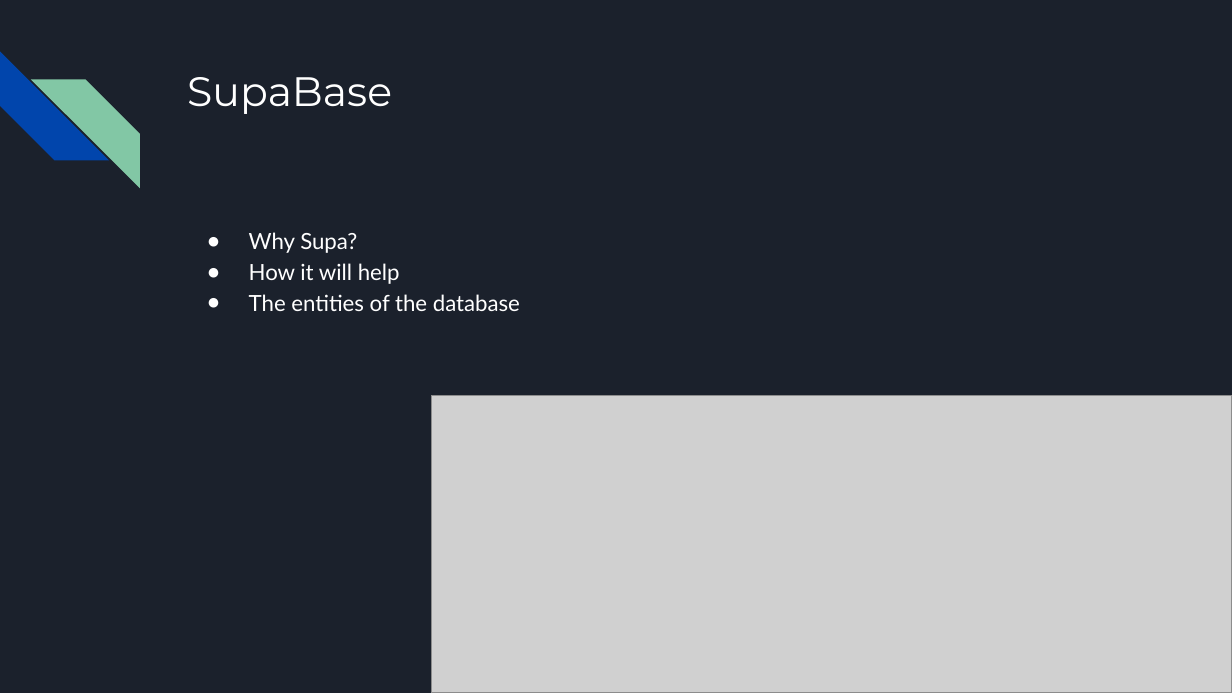
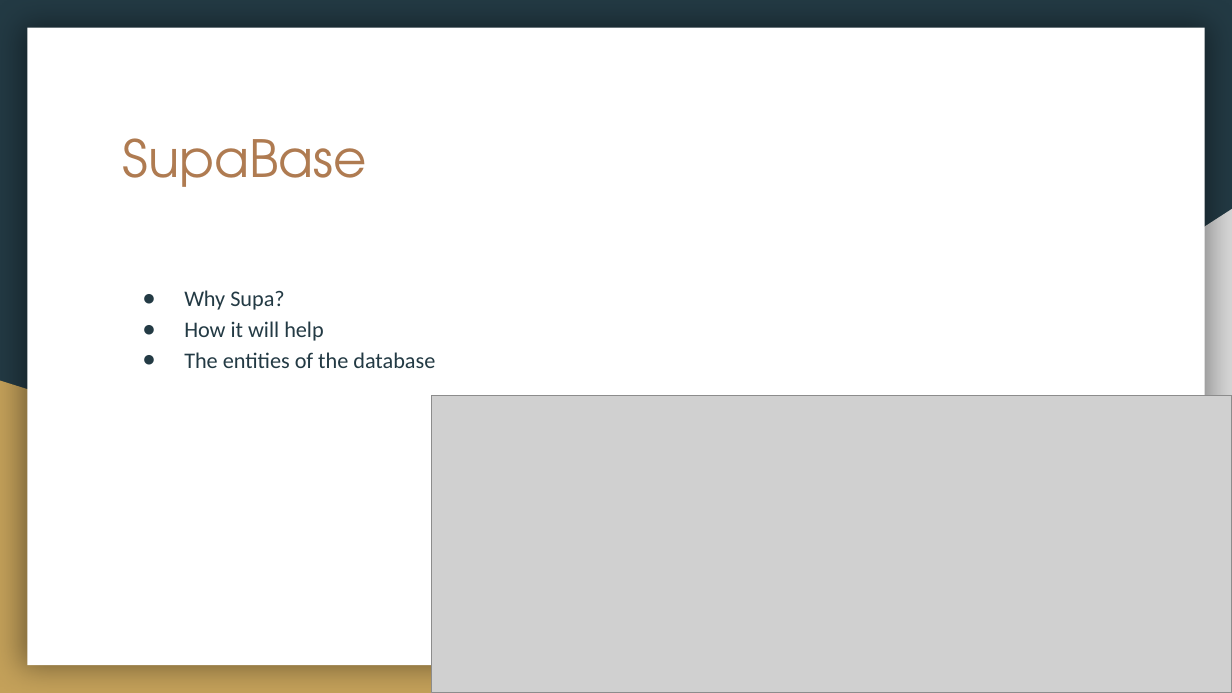
Before and after one commit to DustinWZook/Atlas-Itinerary, a slide deck: slide 10 of Documents/Project Design/Project Design.pptx. Drawn at 1232x693 pixels with LibreOffice and Linux fonts; fonts in the diff are those of the drawing; grey boxes stand for pictures. Boxes give left, top, right and bottom in pixels: in the first picture for what was removed or moved away, otherwise in the second. Text is boxed around its words. In the diff, an @@ line names an element or a change of style, - is before the commit and + after.

```diff
--- a/Documents/Project Design/Project Design.pptx
+++ b/Documents/Project Design/Project Design.pptx
@@ background #1B212C to #233A44 @@
@@ rectangle added at (27, 28, 1205, 665), fill #FFFFFF @@
@@ diag stripe removed at (0, 52, 108, 160) @@
@@ diag stripe removed at (31, 79, 139, 187) @@
@@ title "SupaBase": place and size @@
-title "SupaBase" at (187, 77, 392, 114)
+title "SupaBase" at (123, 138, 368, 187)
@@ title "SupaBase" at (123, 138, 368, 187): size 24 to 30 pt, font Montserrat to TeX Gyre Adventor, text colour #FFFFFF to #AF7B51 @@
@@ right triangle added at (483, 209, 1232, 693), fill #D9D9D9 @@
@@ text "Why Supa?": place and size @@
-text "Why Supa?" at (249, 232, 520, 311)
+text "Why Supa?" at (184, 290, 435, 368)
@@ text "Why Supa?" at (184, 290, 435, 368): font Lato to Calibri, text colour #FFFFFF to #233A44; bullet colour #FFFFFF to #233A44 @@
@@ right triangle added at (0, 381, 993, 693), fill #C4A15A @@
```
Also in this commit, not shown: 8 other slides changed, 1 slide added, 1 slide removed.
